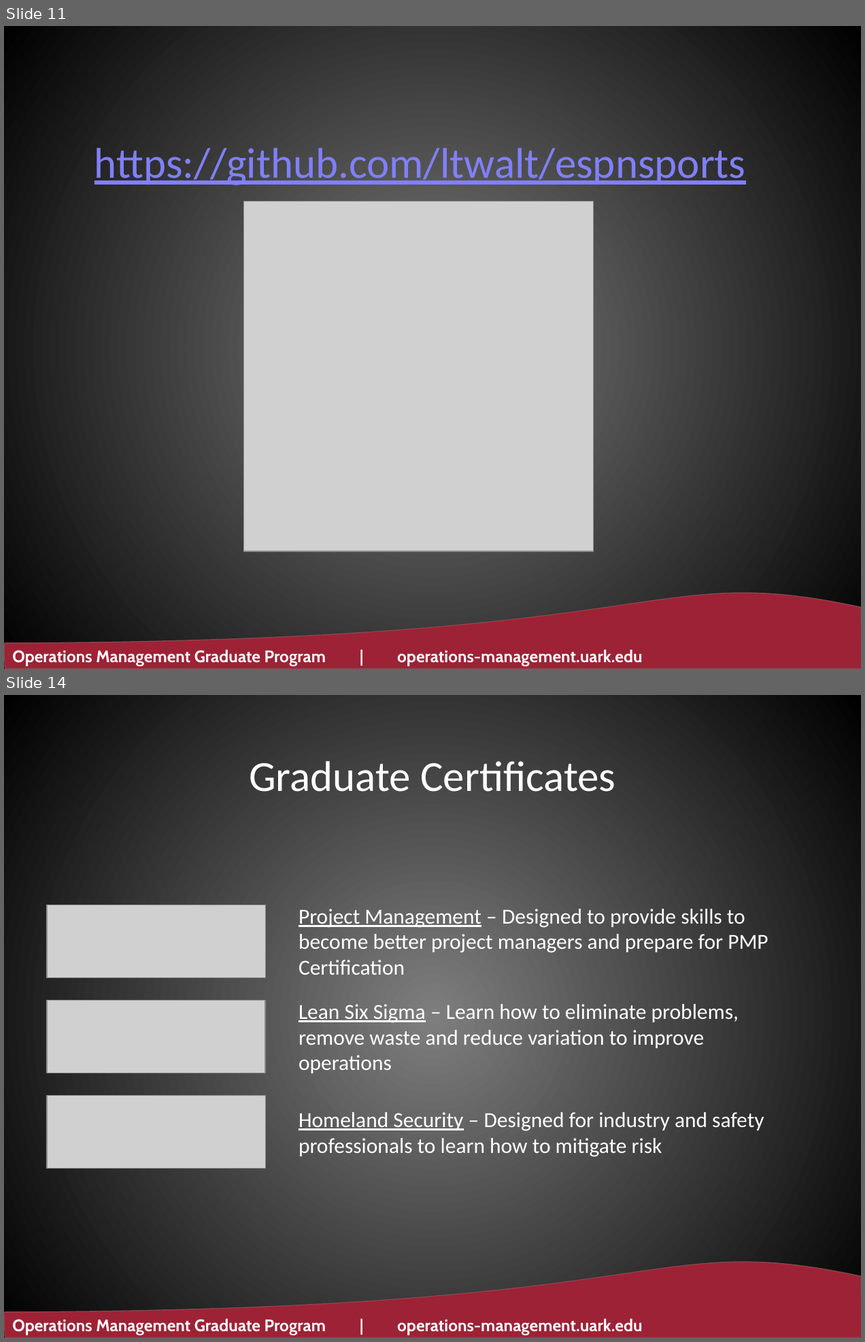
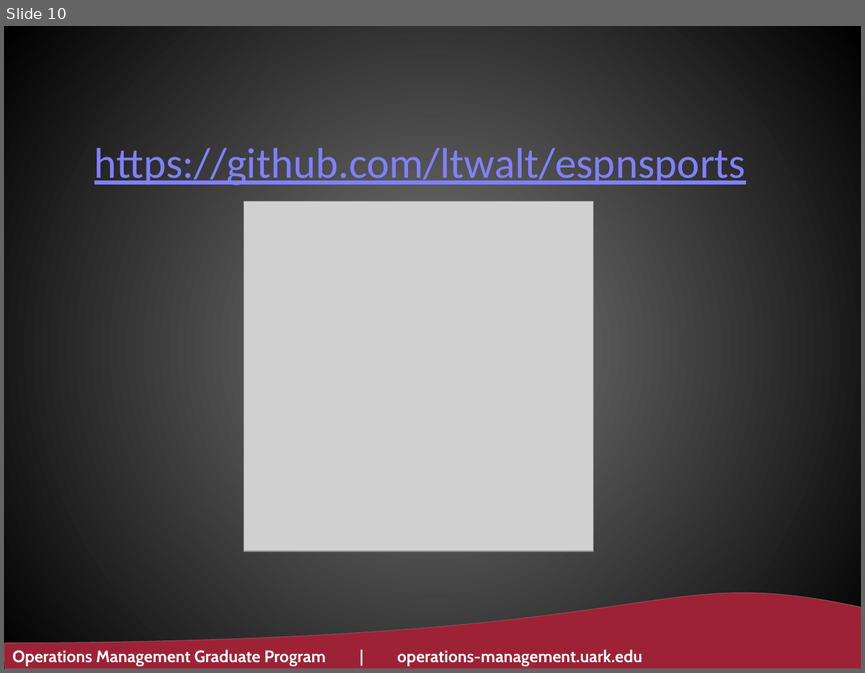
Before and after one commit to ltwalt/espnsports, a slide deck: Before Slide Moves - U of Ark.pptx. Shown one above the other, each under a label of ours: slides 11 and 14 before the commit, slide 10 after it; the slides between them are not shown. The pictures are 865x1342 and 865x673 pixels, drawn with LibreOffice and Linux fonts; fonts in the diff are those of the drawing; grey boxes stand for pictures; background and template pictures are left out. Boxes give left, top, right and bottom in pixels: in the first picture for what was removed or moved away, otherwise in the second. Text is boxed around its words. In the diff, an @@ line names an element or a change of style, - is before the commit and + after.

Commit message:
Updated data set for 2020 champions and salaries. Also, updated the presentation to reflect a STEM brief provided to the University of Arkansas on 220210.

```diff
--- a/Before Slide Moves - U of Ark.pptx
+++ b/Before Slide Moves - U of Ark.pptx
@@ slide 14 removed at box(4, 695, 861, 1338), background gradient #7F7F7F to #000000; not listed: 2 template elements that a slide beside it also shows @@
@@ title removed at box(249, 761, 615, 792) @@
-Graduate Certificates
@@ picture removed at box(47, 905, 265, 978) @@
@@ text removed at box(298, 909, 768, 974) @@
-Project Management – Designed to provide skills to become better project managers and prepare for PMP Certification
@@ picture removed at box(47, 1000, 265, 1073) @@
@@ text removed at box(298, 1004, 738, 1073) @@
-Lean Six Sigma – Learn how to eliminate problems, remove waste and reduce variation to improve operations
@@ picture removed at box(47, 1095, 265, 1168) @@
@@ text removed at box(298, 1112, 764, 1157) @@
-Homeland Security – Designed for industry and safety professionals to learn how to mitigate risk
@@ what was slide 11 is now slide 10 @@
```
Also in this commit, not shown: 17 slides changed, 2 slides added, 8 other slides removed, 5 other files.
